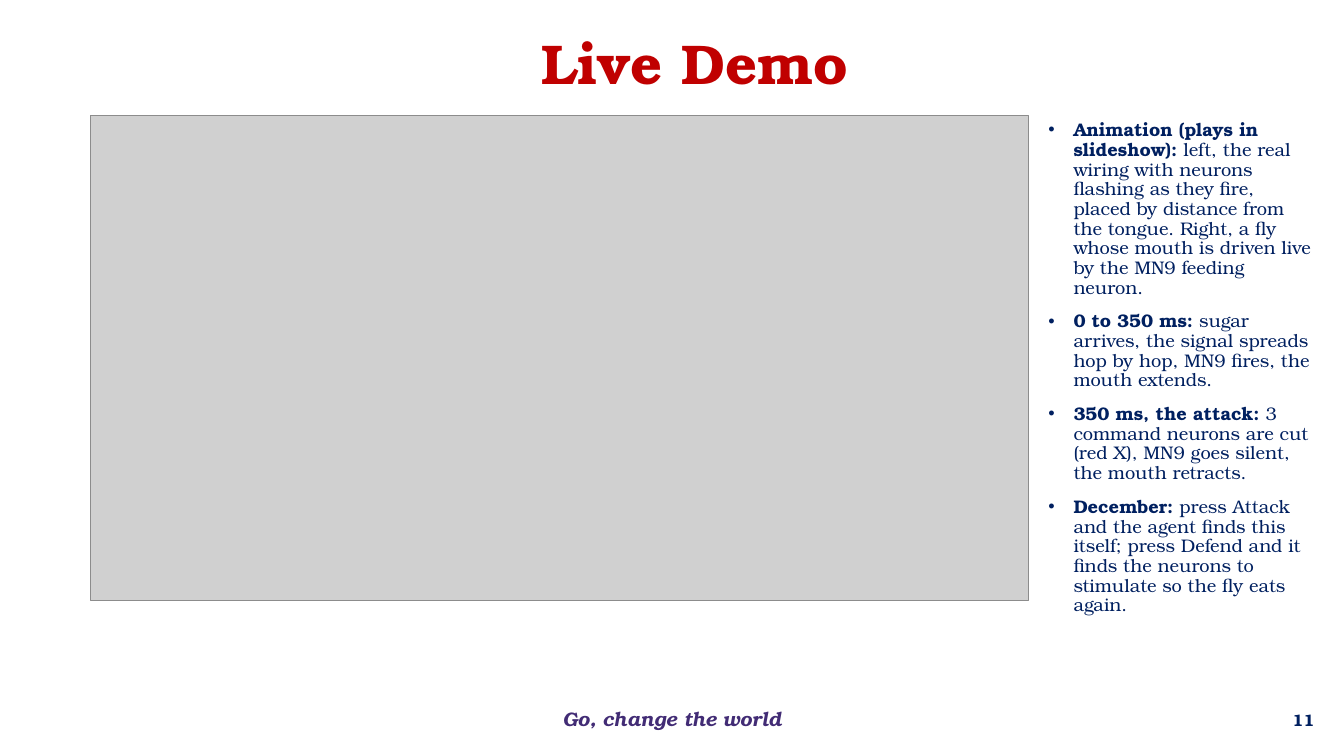
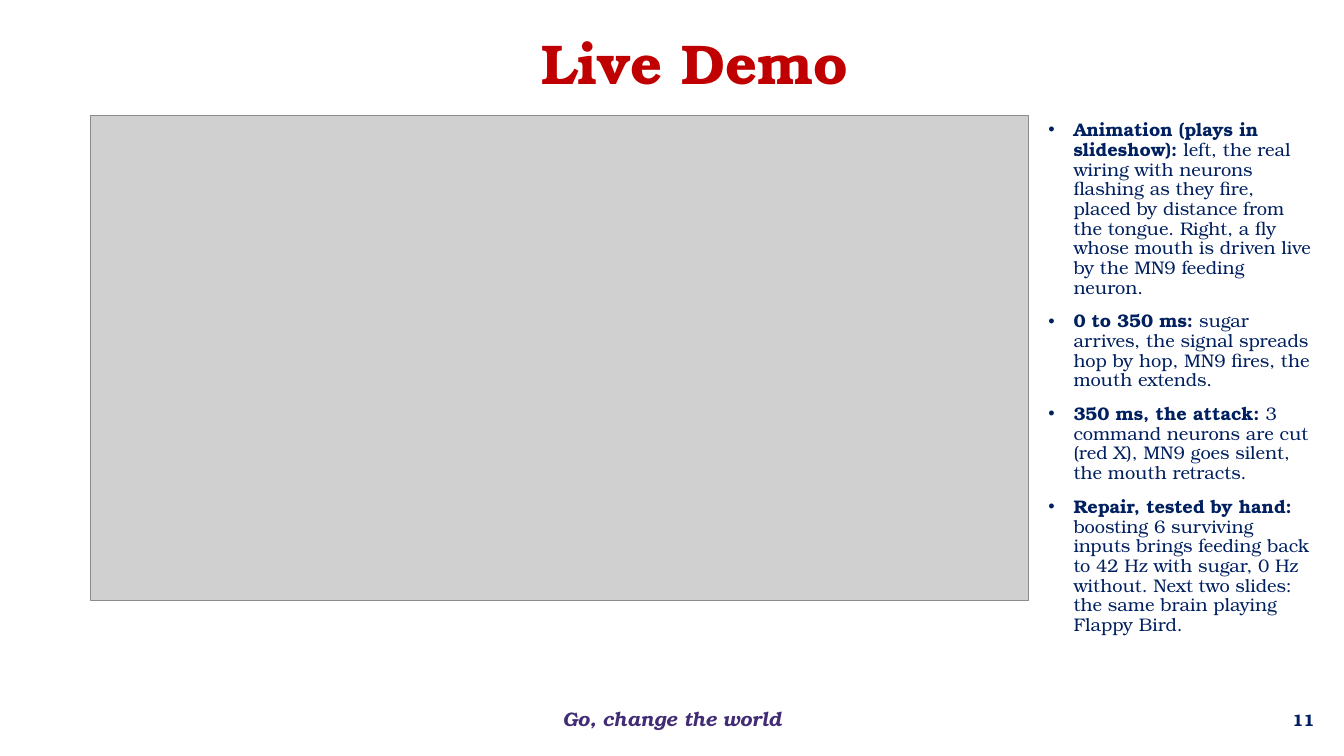
Before and after one commit to BHARATH9629/FlyBrainMappingSimulation, a slide deck: slide 11 of NeuroRedTeam_Phase1.pptx. Drawn at 1344x756 pixels with LibreOffice and Linux fonts; fonts in the diff are those of the drawing; grey boxes stand for pictures; background and template pictures are left out. Boxes give left, top, right and bottom in pixels: in the first picture for what was removed or moved away, otherwise in the second. Text is boxed around its words. In the diff, an @@ line names an element or a change of style, - is before the commit and + after.

```diff
--- a/NeuroRedTeam_Phase1.pptx
+++ b/NeuroRedTeam_Phase1.pptx
@@ text at <box>1074,499,1309,636</box>: text changed @@
-• December: press Attack and the agent finds this itself; press Defend and it finds the neurons to stimulate so the fly eats again.
+• Repair, tested by hand: boosting 6 surviving inputs brings feeding back to 42 Hz with sugar, 0 Hz without. Next two slides: the same brain playing Flappy Bird.
```
Also in this commit, not shown: 6 other slides changed, 2 slides added, 5 other files.
